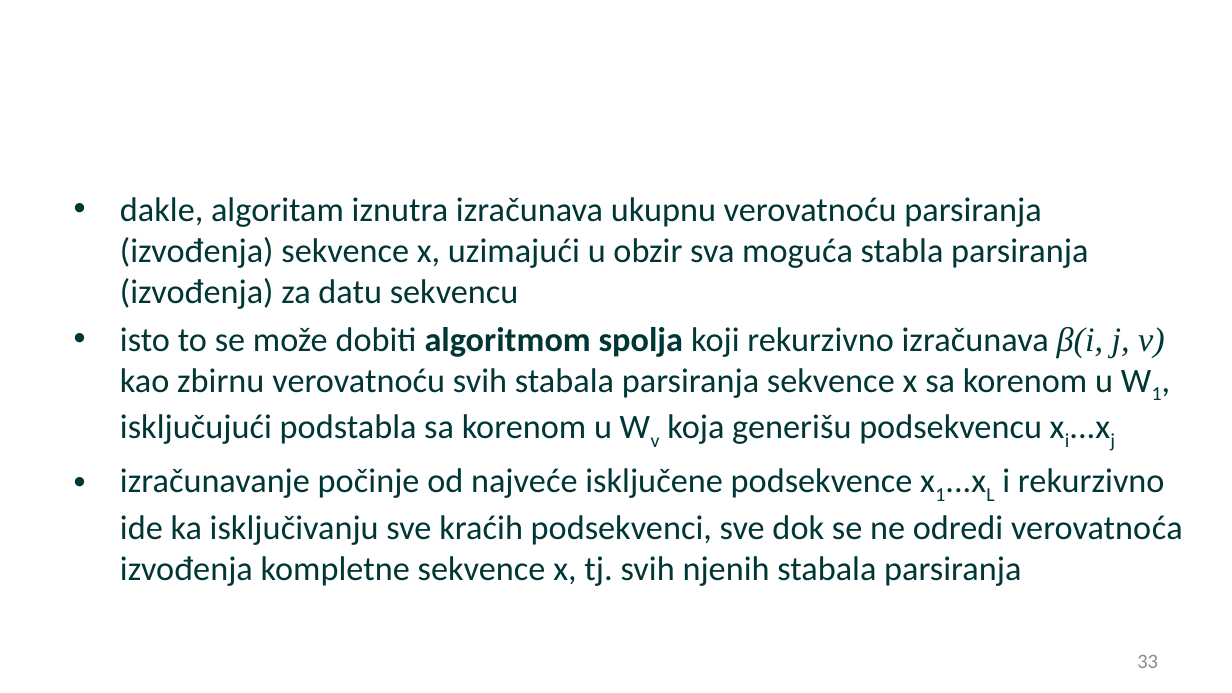
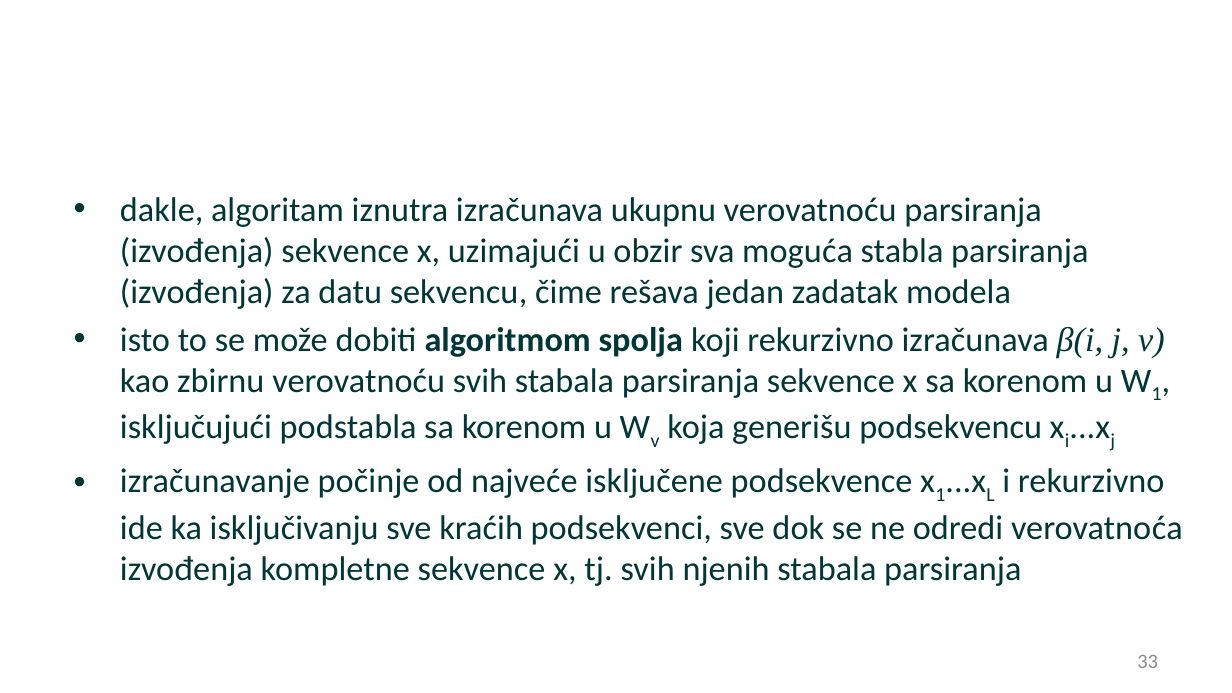
Before and after one commit to matfija/Sekundarna-struktura-tRNK, a slide deck: slide 33 of slajdovi/Sekvence-slajdovi.pptx. Drawn at 1232x693 pixels with LibreOffice and Linux fonts; fonts in the diff are those of the drawing; background and template pictures are left out. Boxes give left, top, right and bottom in pixels: in the first picture for what was removed or moved away, otherwise in the second. Text is boxed around its words. In the diff, an @@ line names an element or a change of style, - is before the commit and + after.

```diff
--- a/slajdovi/Sekvence-slajdovi.pptx
+++ b/slajdovi/Sekvence-slajdovi.pptx
@@ text at (120, 197, 1088, 309): text changed @@
-• dakle, algoritam iznutra izračunava ukupnu verovatnoću parsiranja (izvođenja) sekvence x, uzimajući u obzir sva moguća stabla parsiranja (izvođenja) za datu sekvencu
+• dakle, algoritam iznutra izračunava ukupnu verovatnoću parsiranja (izvođenja) sekvence x, uzimajući u obzir sva moguća stabla parsiranja (izvođenja) za datu sekvencu, čime rešava jedan zadatak modela
```
Also in this commit, not shown: 1 other slide changed, 1 other file.
